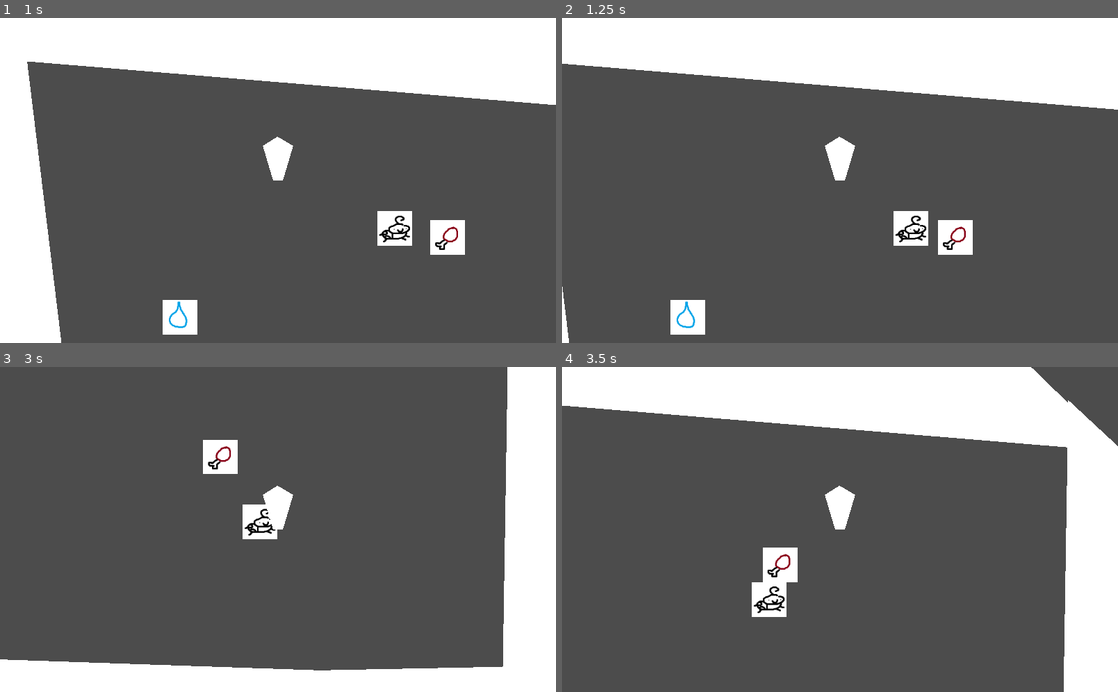
Above: before the commit, frames 1-4 (two rows, left to right).
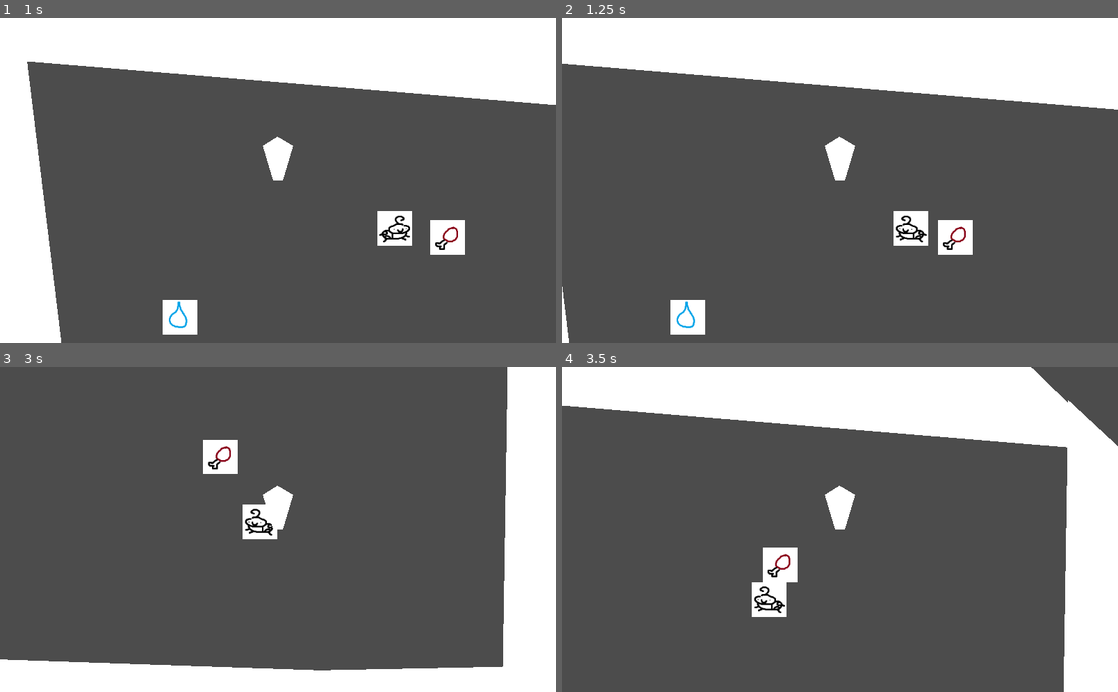
Above: after the commit, the same moments.

Repository: okay-cam/raising_kids
Game: Godot game, scene res://src/Level.tscn
The game is run twice, just before and just after one commit, with the same random seed, the same clock (stepped at 60 frames per second) and the same inputs.
Inputs (mouse positions are in pixels of both pictures, inside the frame that each line leads up to):
- Up to frame 1 (1 s): move the mouse to (400, 164) at 0.52 s; hold D (right) from 0.53 s (still down); click (400, 164) at 0.6 s
- Up to frame 2 (1.25 s): keep holding D (right)
- Up to frame 3 (3 s): move the mouse to (166, 545) at 1.27 s; release D (right) at 1.28 s; hold S (down) 1.28-2.03 s; tap E (pickup) at 1.35, 2.85 s; move the mouse to (333, 458) at 2.02 s; hold D (right) 2.03-2.78 s; click (333, 458) at 2.1 s; move the mouse to (250, 594) at 2.77 s; hold W (up) from 2.78 s (still down)
- Up to frame 4 (3.5 s): keep holding W (up)

Frame 1 is identical in both runs. In frame 2, 0.2% of the frame differs, in the area x 59-66%, y 60-70%; in frame 3, 0.2%; in frame 4, 0.2%.

Commit message:
Baby functions
does not die or age yet

Diff:
--- a/src/Child.gd
+++ b/src/Child.gd
@@ -14,8 +14,11 @@
 # STATES
 enum {
 	DEAD = 0,
+	WALK,
+	REQUEST
+}
+var state := WALK
 
-}
 
 # ITEMS
 enum {
@@ -52,7 +55,7 @@
 # speed when hit
 const HIT_SPEED := 25.0
 # go to fast speed after eating an item (!! for just babies?)
-const ZOOMIES_SPEED := 16.0
+const ZOOMIES_SPEED := 10.0
 const LERP_SPEED := 0.05
 
 func _ready():
@@ -84,6 +87,17 @@
 		direction = direction.bounce(collision.normal)
 #		# some random rotation
 #		direction = direction.rotated( rand_range( -PI / 0.2 , PI / 0.2 ))
+
+
+	# face left when moving left
+	if state == WALK:
+		walk_animation()
+		$Sprite.flip_h = direction.x < 0
+	else:
+		request_animation()
+		$Sprite.flip_h = false
+
+
 
 
 func _on_ZoomiesCooldown_timeout():
@@ -132,6 +146,8 @@
 
 # give child a request
 func generate_request():
+	state = REQUEST
+
 	# choose from request bag
 	current_request = request_bag.pop_at(randi() % len(request_bag))
 
@@ -142,13 +158,14 @@
 	# change sprite animation to requesting
 	request_animation()
 
+
 func request_animation():
 	$Sprite.animation = str(age) + "Request"
-
 func walk_animation():
 	$Sprite.animation = str(age) + "Walk"
 
 func remove_request():
+	state = WALK
 	$RequestIcon.hide()
 	$StartRequest.stop()
 
